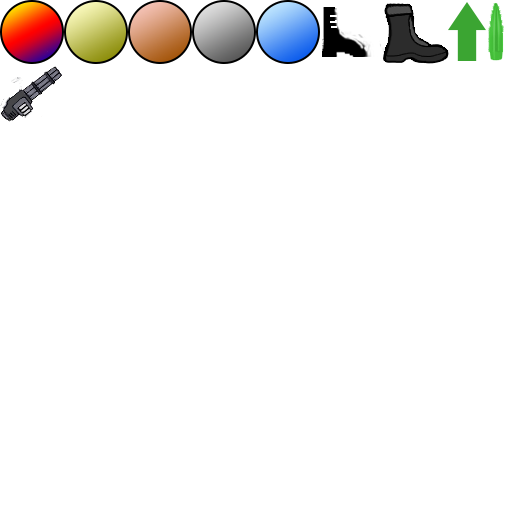
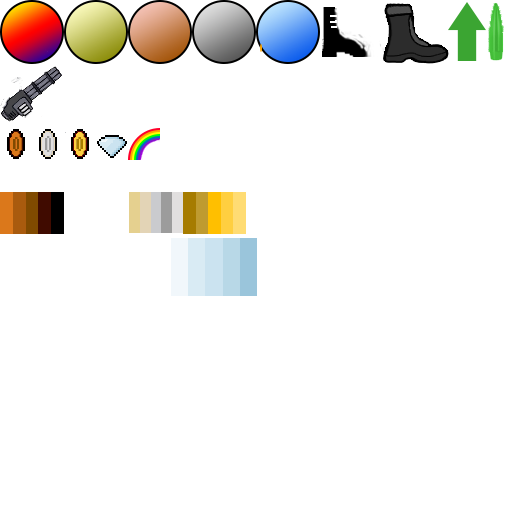
Comparing the layer stacks of the two 512x512 images. Changes:
added layer "Ellipse 8" above "Rainbow" over (260, 44, 262, 52)
added layer "Rainbow" above "Diamond" over (128, 128, 160, 160)
added layer "Diamond" above "GoldColour" over (97, 135, 257, 296)
added layer "GoldColour" above "Layer 8" over (71, 129, 246, 234)
added layer "Layer 8" above "Layer 6" over (39, 129, 183, 233)
added layer "Layer 6" above "Layer 4" over (0, 129, 64, 234)
painted on "Ellipse 5" over (260, 44, 262, 52)
